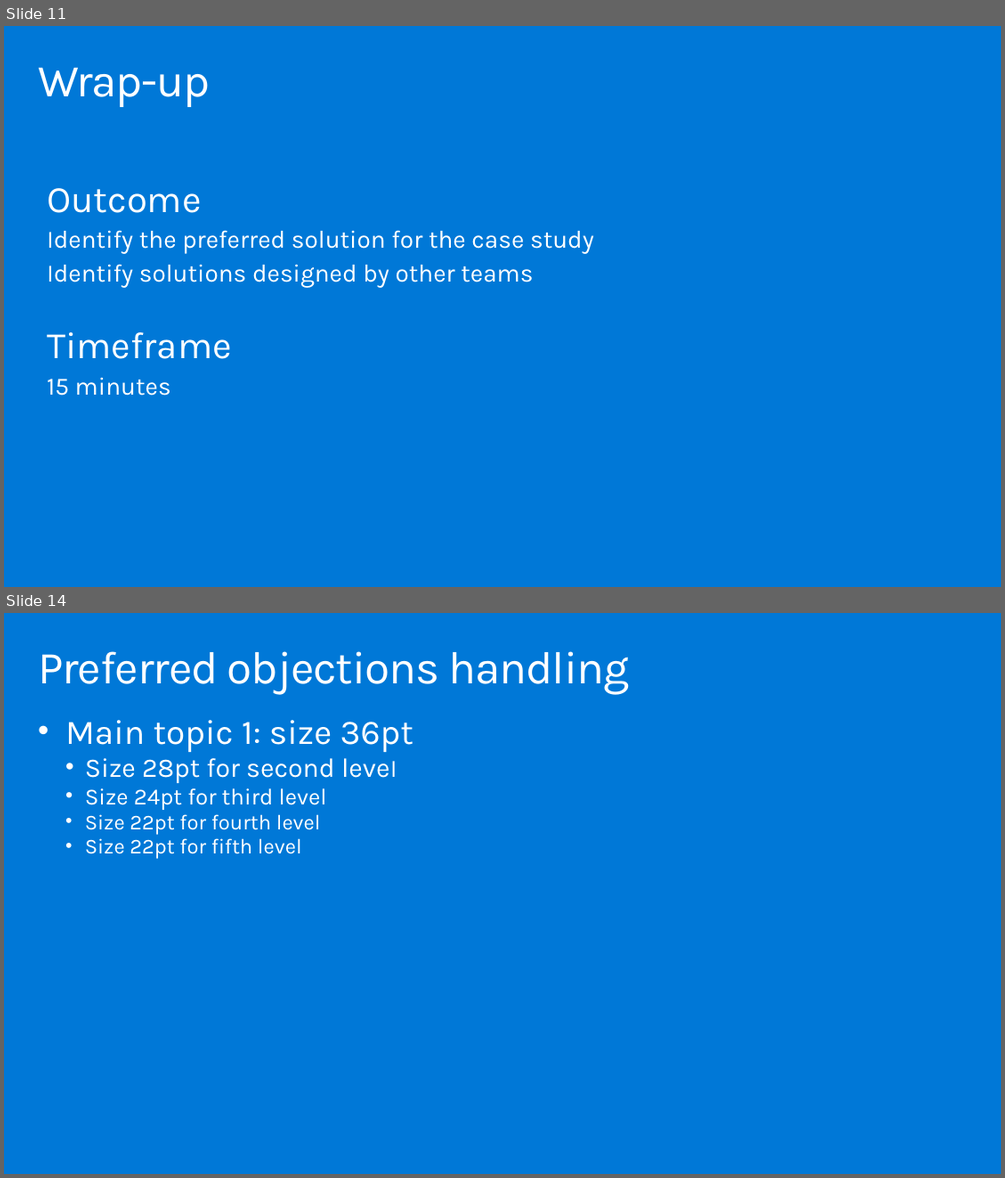
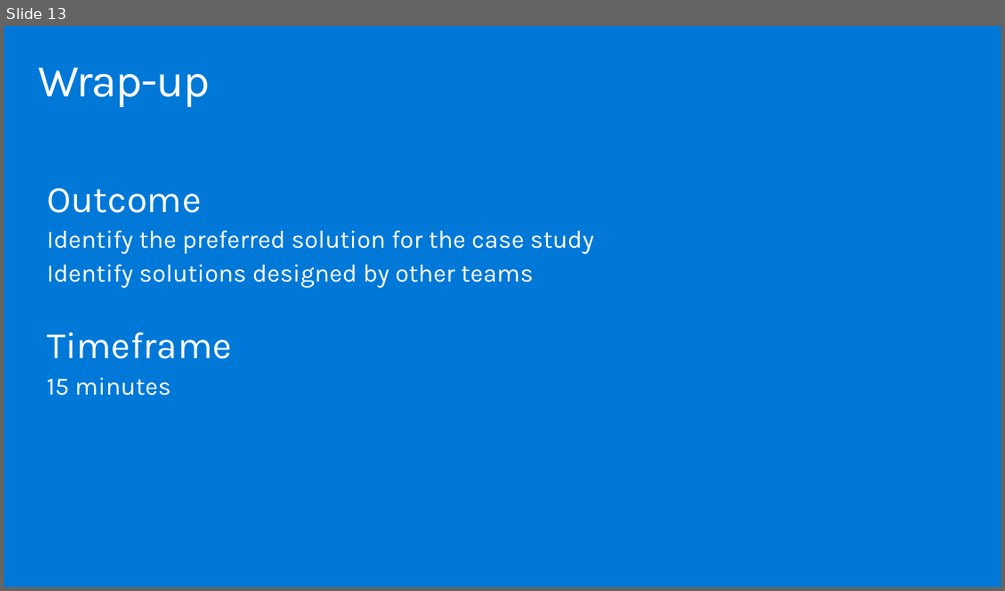
Before and after one commit to solliancenet/MCW-innovate-modernize-apps-with-data-ai, a slide deck: Whiteboard design session/WDS trainer presentation - Innovate and Modernize Apps with Data and AI.pptx. Shown one above the other, each under a label of ours: slides 11 and 14 before the commit, slide 13 after it; the slides between them are not shown. The pictures are 1005x1178 and 1005x591 pixels, drawn with LibreOffice and Linux fonts; fonts in the diff are those of the drawing. Boxes give left, top, right and bottom in pixels: in the first picture for what was removed or moved away, otherwise in the second. Text is boxed around its words. In the diff, an @@ line names an element or a change of style, - is before the commit and + after.

```diff
--- a/Whiteboard design session/WDS trainer presentation - Innovate and Modernize Apps with Data and AI.pptx
+++ b/Whiteboard design session/WDS trainer presentation - Innovate and Modernize Apps with Data and AI.pptx
@@ slide 14 removed at box(4, 613, 1001, 1174), background #0078D7 @@
@@ title removed at box(38, 651, 629, 694) @@
-Preferred objections handling
@@ text removed at box(65, 720, 414, 859) @@
-• Main topic 1: size 36pt
-  • Size 28pt for second level
-  • Size 24pt for third level
-  • Size 22pt for fourth level
-  • Size 22pt for fifth level
@@ what was slide 11 is now slide 13 @@
```
Also in this commit, not shown: 1 slide changed, 15 slides added, 18 other slides removed, 1 other file.
